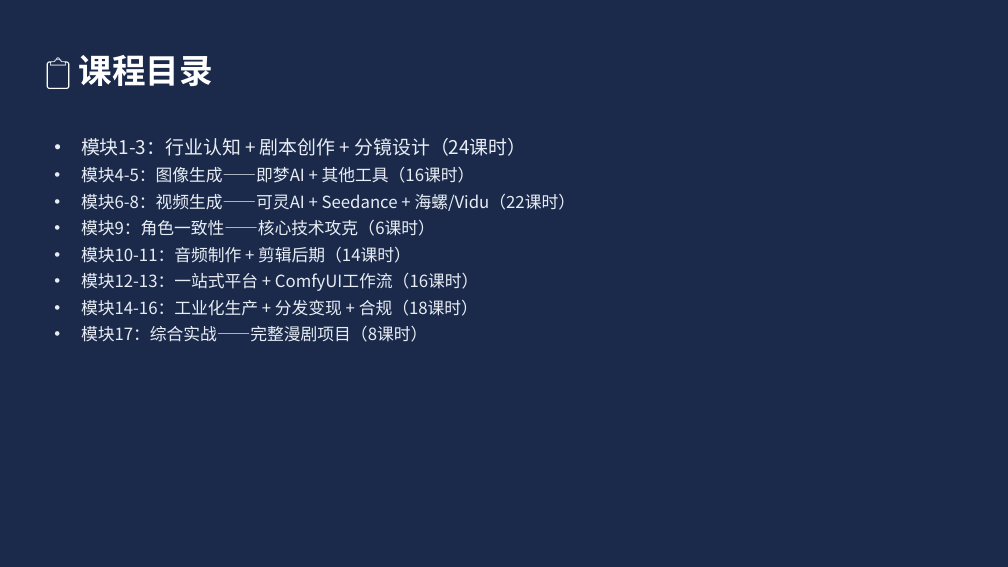
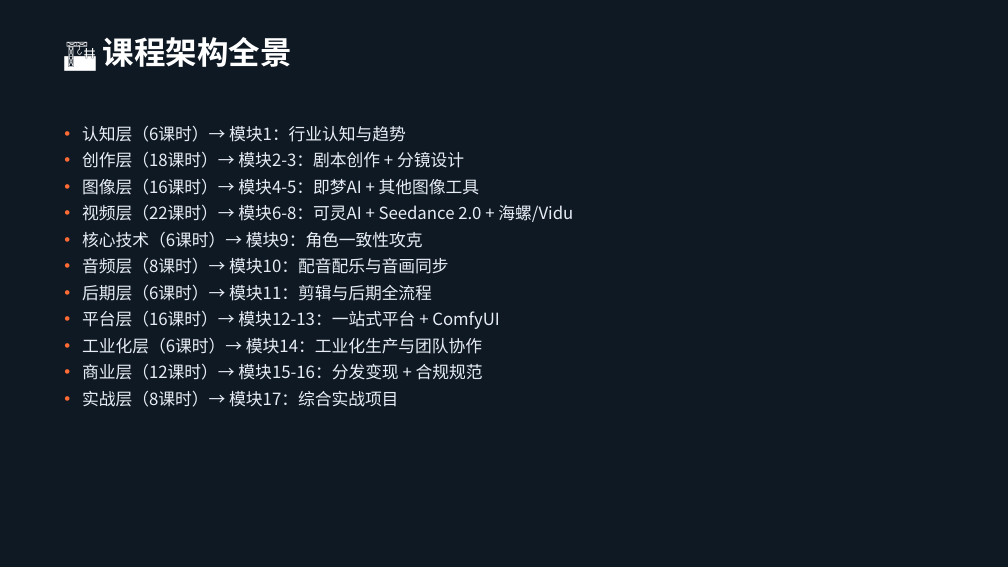
Before and after one commit to lichangjiang932-ship-it/ai-video-class, a slide deck: slide 3 of AI漫剧制作课程/AI漫剧制作全流程课程-2026版.pptx (slide 2 before the commit). Drawn at 1008x567 pixels with LibreOffice and Linux fonts; fonts in the diff are those of the drawing. Boxes give left, top, right and bottom in pixels: in the first picture for what was removed or moved away, otherwise in the second. Text is boxed around its words. In the diff, an @@ line names an element or a change of style, - is before the commit and + after.

Commit message:
升级PPT至42页精美版：深色主题+模块分节页+双栏布局+数据表格

```diff
--- a/AI漫剧制作课程/AI漫剧制作全流程课程-2026版.pptx
+++ b/AI漫剧制作课程/AI漫剧制作全流程课程-2026版.pptx
@@ background #1B2A4A to #0F1923 @@
@@ rectangle added at [0, 0, 1008, 7], fill #FF6B35 @@
@@ rectangle added at [0, 7, 1008, 98], fill #1A2A3A @@
@@ title removed at [79, 55, 213, 86] @@
-📋 课程目录
@@ text added at [103, 37, 292, 67], 30 pt, text #FFFFFF, bold @@
+🏗️ 课程架构全景
@@ rectangle: place and size @@
-rectangle at [38, 117, 187, 121]
+rectangle at [57, 102, 222, 102]
@@ rectangle at [57, 102, 222, 102]: fill #FF6B35 to none; outline none to #FF6B35 3.94 pt @@
@@ text at [82, 126, 573, 407]: text changed @@
-• 模块1-3：行业认知 + 剧本创作 + 分镜设计（24课时）
-• 模块4-5：图像生成——即梦AI + 其他工具（16课时）
-• 模块6-8：视频生成——可灵AI + Seedance + 海螺/Vidu（22课时）
-• 模块9：角色一致性——核心技术攻克（6课时）
-• 模块10-11：音频制作 + 剪辑后期（14课时）
-• 模块12-13：一站式平台 + ComfyUI工作流（16课时）
-• 模块14-16：工业化生产 + 分发变现 + 合规（18课时）
-• 模块17：综合实战——完整漫剧项目（8课时）
+• 认知层（6课时）→ 模块1：行业认知与趋势
+• 创作层（18课时）→ 模块2-3：剧本创作 + 分镜设计
+• 图像层（16课时）→ 模块4-5：即梦AI + 其他图像工具
+• 视频层（22课时）→ 模块6-8：可灵AI + Seedance 2.0 + 海螺/Vidu
+• 核心技术（6课时）→ 模块9：角色一致性攻克
+• 音频层（8课时）→ 模块10：配音配乐与音画同步
+• 后期层（6课时）→ 模块11：剪辑与后期全流程
+• 平台层（16课时）→ 模块12-13：一站式平台 + ComfyUI
+• 工业化层（6课时）→ 模块14：工业化生产与团队协作
+• 商业层（12课时）→ 模块15-16：分发变现 + 合规规范
+• 实战层（8课时）→ 模块17：综合实战项目
@@ rectangle added at [0, 551, 1008, 567], fill #1A2A3A @@
```
Also in this commit, not shown: 20 other slides changed, 21 slides added, 2 slides removed, 1 other file.
